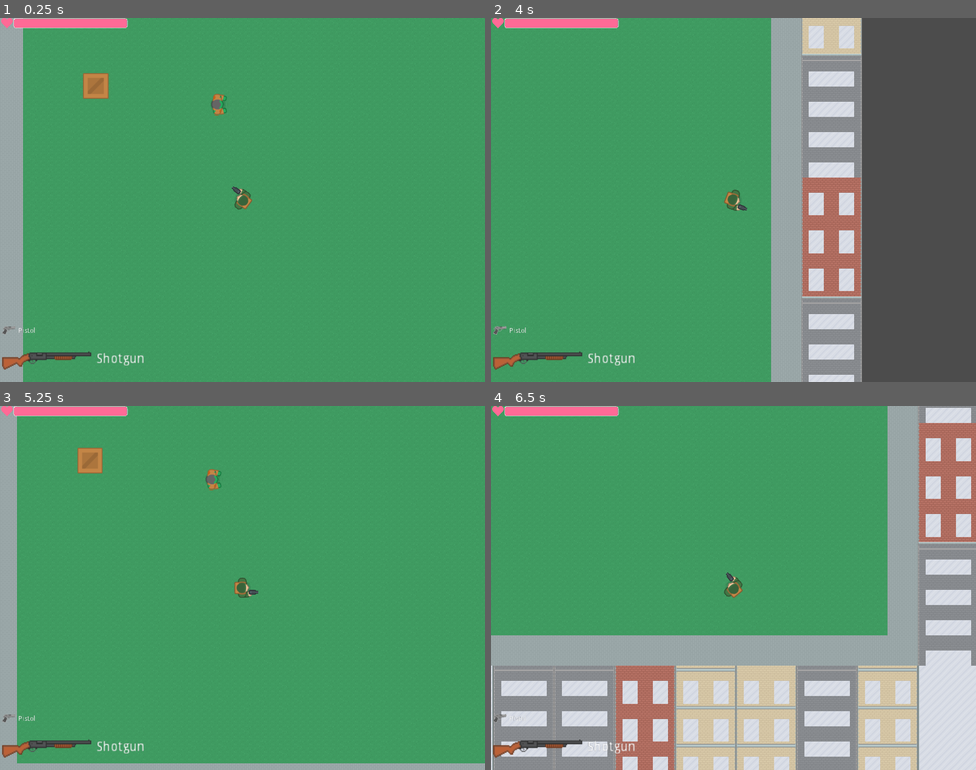
Above: before the commit, frames 1-4 (two rows, left to right).
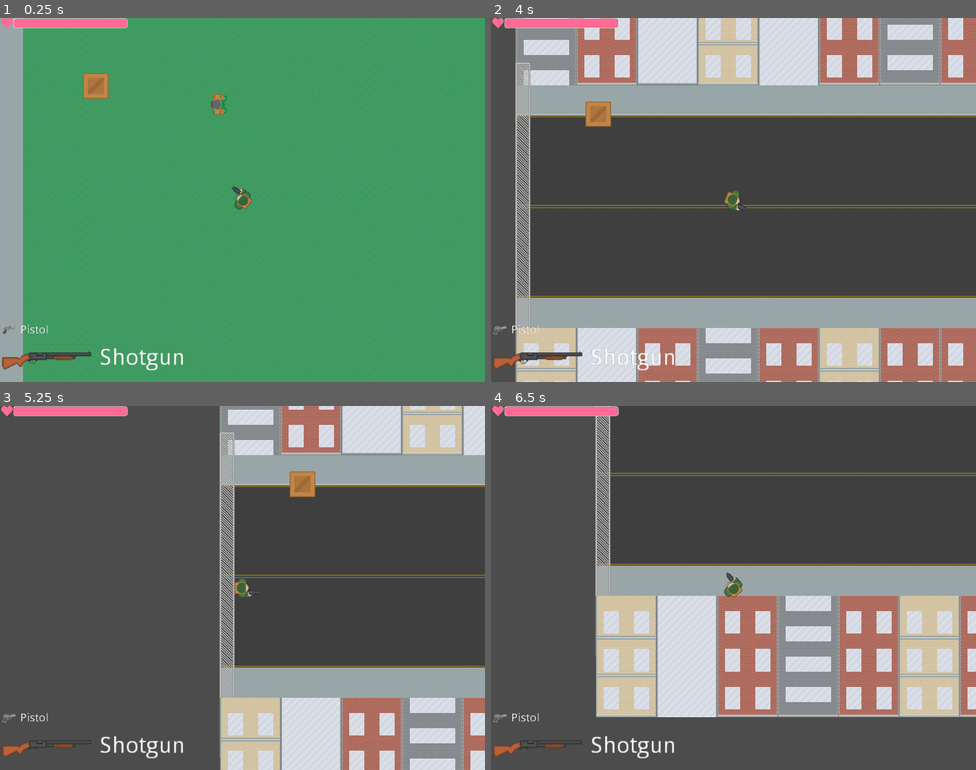
Above: after the commit, the same moments.

Repository: sindre0830/YAZG
Game: Godot game, scene res://World/World3.tscn
The game is run twice, just before and just after one commit, with the same random seed, the same clock (stepped at 60 frames per second) and the same inputs. This scene is started directly instead of the project's main scene.
Inputs (mouse positions are in pixels of both pictures, inside the frame that each line leads up to):
- Up to frame 1 (0.25 s): no input
- Up to frame 2 (4 s): tap Enter at 0.5 s; move the mouse to (840, 181) at 0.52 s; hold Right (ui_right) 0.53-1.28 s; move the mouse to (636, 218) at 1.27 s; hold Down (ui_down) 1.28-2.03 s; move the mouse to (782, 119) at 2.02 s; hold Right (ui_right) 2.03-2.78 s; move the mouse to (709, 272) at 2.77 s; hold Up (ui_up) 2.78-3.53 s; move the mouse to (879, 254) at 3.52 s; hold Left (ui_left) from 3.53 s (still down)
- Up to frame 3 (5.25 s): move the mouse to (97, 533) at 4.27 s; move the mouse to (266, 588) at 5.02 s; release Left (ui_left) at 5.03 s; hold Down (ui_down) from 5.03 s (still down)
- Up to frame 4 (6.5 s): move the mouse to (660, 497) at 5.77 s; release Down (ui_down) at 5.78 s; hold Right (ui_right) from 5.78 s (still down)

The runs differ from the first frame. In frame 1, 0.4% of the frame differs, in the area x 3-38%, y 84-97%; in frame 2, 85%; in frame 3, 99%, in the area x 0-100%, y 0-100%; in frame 4, 95%.

Commit message:
[#5, #45] mini gun and portals

Diff:
--- a/Source/Actor/Player/Player.gd
+++ b/Source/Actor/Player/Player.gd
@@ -7,7 +7,6 @@
 onready var guns = [$"Guns/Mini-Gun", $Guns/Handgun]
 onready var gun_index = 0
 onready var gun = guns[gun_index]
-onready var attackCooldown = $AttackCooldown
 
 func _init():
 	ACCELERATION = 2000
--- a/Source/Actor/Zombie/Zombie.tscn
+++ b/Source/Actor/Zombie/Zombie.tscn
@@ -16,6 +16,8 @@
 height = 17.7339
 
 [node name="Zombie" type="KinematicBody2D"]
+collision_layer = 4
+collision_mask = 30
 script = ExtResource( 2 )
 
 [node name="Sprite" type="Sprite" parent="."]
--- a/Source/Menu/MainMenu.tscn
+++ b/Source/Menu/MainMenu.tscn
@@ -25,19 +25,19 @@
 
 [node name="Play" type="Button" parent="VBoxContainer"]
 margin_right = 378.0
-margin_bottom = 20.0
+margin_bottom = 37.0
 text = "Play"
 
 [node name="Options" type="Button" parent="VBoxContainer"]
-margin_top = 24.0
+margin_top = 45.0
 margin_right = 378.0
-margin_bottom = 44.0
+margin_bottom = 82.0
 text = "Options"
 
 [node name="ExitGame" type="Button" parent="VBoxContainer"]
-margin_top = 48.0
+margin_top = 90.0
 margin_right = 378.0
-margin_bottom = 68.0
+margin_bottom = 127.0
 text = "Exit Game"
 
 [connection signal="pressed" from="VBoxContainer/Play" to="." method="_on_Play_pressed"]
--- a/Source/Portals/Portal.gd
+++ b/Source/Portals/PortalTo2.gd
@@ -1,6 +1,5 @@
 extends Area2D
 
-export var next_scene: PackedScene
 
 # Called when the node enters the scene tree for the first time.
 func _ready() -> void:
@@ -8,4 +7,4 @@
 
 
 func _on_body_entered(body: Node) -> void:
-	get_tree().change_scene_to(next_scene)
+	get_tree().change_scene("res://World/World2.tscn")
--- /dev/null
+++ b/Source/Portals/PortalTo3.gd
@@ -0,0 +1,10 @@
+extends Area2D
+
+
+# Called when the node enters the scene tree for the first time.
+func _ready() -> void:
+	pass # Replace with function body.
+
+
+func _on_body_entered(body: Node) -> void:
+	get_tree().change_scene("res://World/World3.tscn")
--- a/Source/Portals/Portalto2.tscn
+++ b/Source/Portals/Portalto2.tscn
@@ -1,7 +1,6 @@
-[gd_scene load_steps=4 format=2]
+[gd_scene load_steps=3 format=2]
 
-[ext_resource path="res://Portals/Portal.gd" type="Script" id=1]
-[ext_resource path="res://World/World2.tscn" type="PackedScene" id=2]
+[ext_resource path="res://Portals/PortalTo2.gd" type="Script" id=1]
 
 [sub_resource type="RectangleShape2D" id=1]
 extents = Vector2( 9.87676, 10.38 )
@@ -10,7 +9,6 @@
 collision_layer = 0
 collision_mask = 2
 script = ExtResource( 1 )
-next_scene = ExtResource( 2 )
 
 [node name="CollisionShape2D" type="CollisionShape2D" parent="."]
 shape = SubResource( 1 )
--- a/Source/Portals/Portalto3.tscn
+++ b/Source/Portals/Portalto3.tscn
@@ -1,7 +1,6 @@
-[gd_scene load_steps=4 format=2]
+[gd_scene load_steps=3 format=2]
 
-[ext_resource path="res://Portals/Portal.gd" type="Script" id=1]
-[ext_resource path="res://World/World3.tscn" type="PackedScene" id=2]
+[ext_resource path="res://Portals/PortalTo3.gd" type="Script" id=1]
 
 [sub_resource type="RectangleShape2D" id=1]
 extents = Vector2( 9.87676, 10.38 )
@@ -10,7 +9,6 @@
 collision_layer = 0
 collision_mask = 2
 script = ExtResource( 1 )
-next_scene = ExtResource( 2 )
 
 [node name="CollisionShape2D" type="CollisionShape2D" parent="."]
 shape = SubResource( 1 )
--- a/Source/World/World2.tscn
+++ b/Source/World/World2.tscn
@@ -35,41 +35,37 @@
 
 [node name="Zombie" parent="." instance=ExtResource( 4 )]
 position = Vector2( 1330.47, 421.46 )
-collision_layer = 4
 collision_mask = 3
 
 [node name="Box" parent="." instance=ExtResource( 5 )]
 position = Vector2( 239.184, 381.34 )
 
 [node name="Zombie2" parent="." instance=ExtResource( 4 )]
-position = Vector2( 1206.79, 419.082 )
-collision_layer = 4
+position = Vector2( 1206.79, 417.082 )
 collision_mask = 3
 
 [node name="Zombie3" parent="." instance=ExtResource( 4 )]
 position = Vector2( 1853.72, 587.949 )
-collision_layer = 4
 collision_mask = 3
 
 [node name="Zombie4" parent="." instance=ExtResource( 4 )]
 position = Vector2( 1263.88, 633.139 )
-collision_layer = 4
 collision_mask = 3
 
 [node name="Zombie5" parent="." instance=ExtResource( 4 )]
 position = Vector2( 1437.5, 381.027 )
-collision_layer = 4
 collision_mask = 3
 
 [node name="Zombie6" parent="." instance=ExtResource( 4 )]
 position = Vector2( 1670.59, 397.676 )
-collision_layer = 4
 collision_mask = 3
 
 [node name="Zombie7" parent="." instance=ExtResource( 4 )]
 position = Vector2( 1558.8, 626.004 )
-collision_layer = 4
 collision_mask = 3
 
 [node name="Fence1" parent="." instance=ExtResource( 6 )]
-position = Vector2( 2067.73, 575.228 )
+position = Vector2( 2070.01, 576.064 )
+
+[node name="Zombie8" parent="." instance=ExtResource( 4 )]
+position = Vector2( 1108, 572 )
--- a/Source/World/World3.tscn
+++ b/Source/World/World3.tscn
@@ -1,10 +1,11 @@
-[gd_scene load_steps=6 format=2]
+[gd_scene load_steps=7 format=2]
 
 [ext_resource path="res://Actor/Player/Player.tscn" type="PackedScene" id=1]
 [ext_resource path="res://TileMap/64xTileset.tres" type="TileSet" id=2]
 [ext_resource path="res://TileMap/16xTileset.tres" type="TileSet" id=3]
 [ext_resource path="res://Actor/Zombie/Zombie.tscn" type="PackedScene" id=4]
 [ext_resource path="res://Breakable/Box.tscn" type="PackedScene" id=5]
+[ext_resource path="res://Portals/Portalto2.tscn" type="PackedScene" id=6]
 
 [node name="World" type="Node2D"]
 
@@ -32,8 +33,10 @@
 
 [node name="Zombie" parent="." instance=ExtResource( 4 )]
 position = Vector2( 479, 362 )
-collision_layer = 4
 collision_mask = 3
 
 [node name="Box" parent="." instance=ExtResource( 5 )]
 position = Vector2( 217.778, 321.88 )
+
+[node name="Fence1" parent="." instance=ExtResource( 6 )]
+position = Vector2( 1018.87, 549.9 )
--- a/Source/project.godot
+++ b/Source/project.godot
@@ -23,6 +23,10 @@
 [global]
 
 layer=false
+
+[gui]
+
+theme/use_hidpi=true
 
 [input]
 
@@ -75,6 +79,8 @@
 2d_physics/layer_3="Zombie"
 2d_render/layer_4="Breakable"
 2d_physics/layer_4="Breakable"
+2d_render/layer_5="Projectiles"
+2d_physics/layer_5="Projectiles"
 
 [physics]
 
